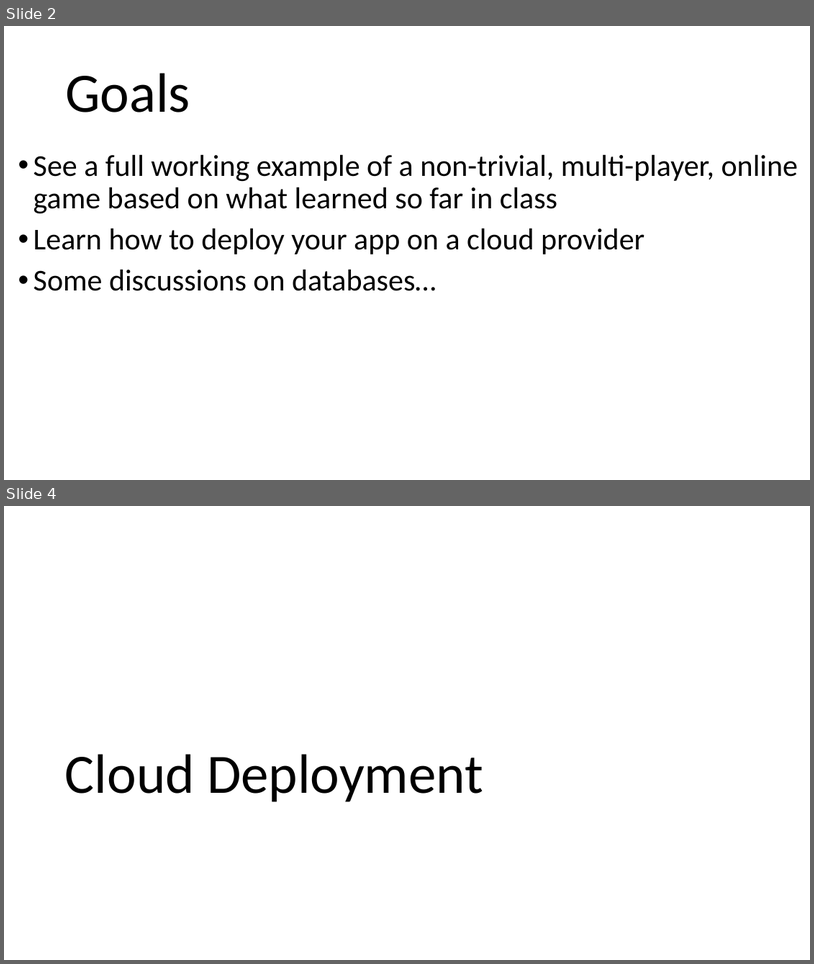
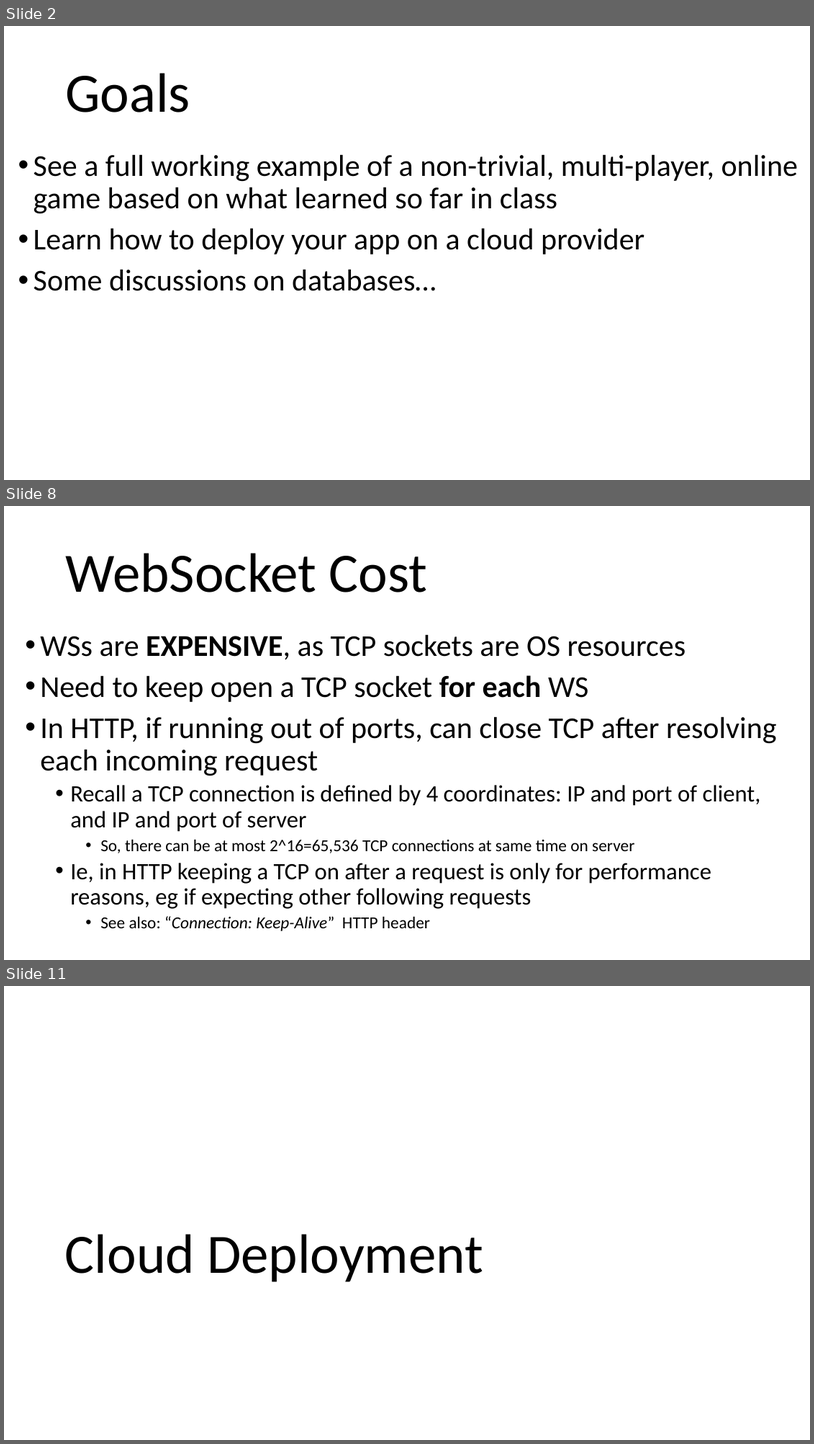
Before and after one commit to arcuri82/web_development_and_api_design, a slide deck: docs/slides/lesson_10.pptx. Shown one above the other, each under a label of ours: slides 2 and 4 before the commit, slides 2, 8 and 11 after it; the slides between them are not shown. The pictures are 814x964 and 814x1444 pixels, drawn with LibreOffice and Linux fonts; fonts in the diff are those of the drawing. Boxes give left, top, right and bottom in pixels: in the first picture for what was removed or moved away, otherwise in the second. Text is boxed around its words. In the diff, an @@ line names an element or a change of style, - is before the commit and + after.

```diff
--- a/docs/slides/lesson_10.pptx
+++ b/docs/slides/lesson_10.pptx
@@ slide 8 added at box(4, 506, 810, 960), background #FFFFFF @@
@@ title added at box(65, 553, 428, 592), 66 pt, text #000000 @@
+WebSocket Cost
@@ text added at box(40, 635, 777, 931), 28 pt, text #000000 @@
+• WSs are EXPENSIVE, as TCP sockets are OS resources
+• Need to keep open a TCP socket for each WS
+• In HTTP, if running out of ports, can close TCP after resolving each incoming request
+  • Recall a TCP connection is defined by 4 coordinates: IP and port of client, and IP and port of server
+    • So, there can be at most 2^16=65,536 TCP connections at same time on server
+  • Ie, in HTTP keeping a TCP on after a request is only for performance reasons, eg if expecting other following requests
+    • See also: “Connection: Keep-Alive” HTTP header
@@ what was slide 4 is now slide 11 @@
```
Also in this commit, not shown: 3 slides changed, 7 other slides added, 1 other file.
